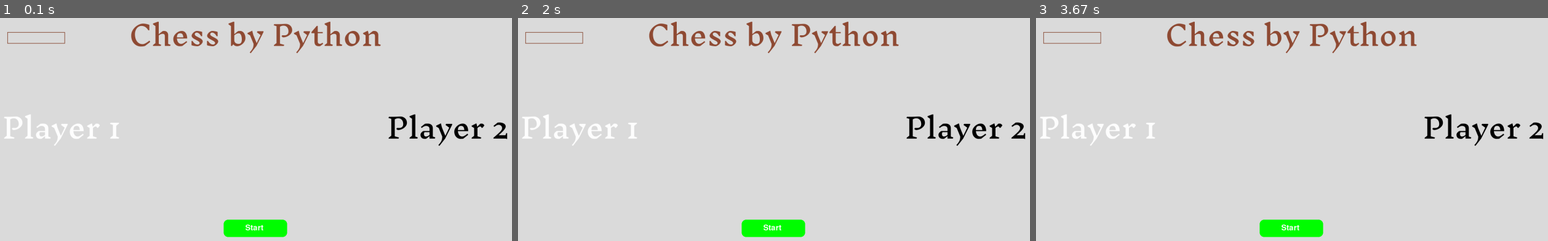
Above: before the commit, frames 1-3 (left to right).
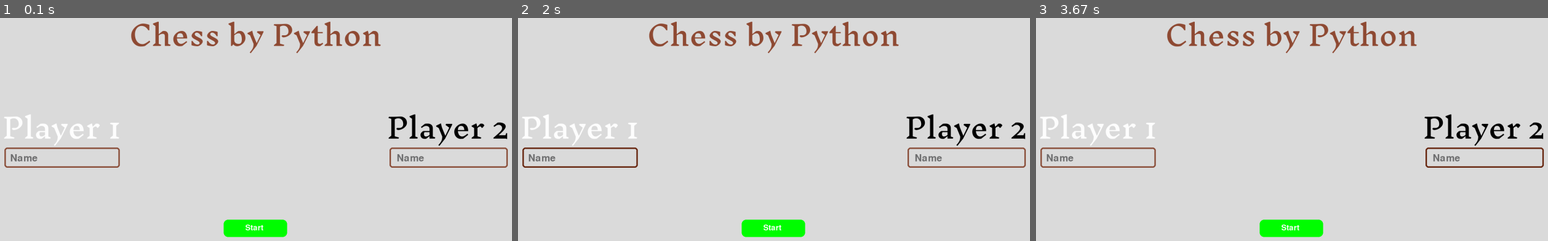
Above: after the commit, the same moments.

Repository: ehsan363/Chess_in_Python
Game: pygame game, started from pygame_interface.py
Two runs of this game, one before a commit and one after it. Both use one fixed random seed, a clock stepped at 60 frames per second and the inputs below.
Inputs (mouse positions are in pixels of both pictures, inside the frame that each line leads up to):
- Up to frame 1 (0.1 s): no input
- Up to frame 2 (2 s): click (953, 149) at 0.38 s; click "Start" at 0.72 s; click (579, 156) at 1.05 s, where only the run after the commit has a clickable "Name"; click (outside the picture) at 1.38 s; click (574, 149) at 1.72 s
- Up to frame 3 (3.67 s): click (1266, 238) at 2.05 s; click (1486, 156) at 2.88 s, where only the run after the commit has a clickable "Name"; click (1435, 131) at 3.22 s; click (1466, 151) at 3.55 s

The runs differ from the first frame. In frame 1, 1.2% of the frame differs, in the area x 0-100%, y 6-68%; in frame 2, 1.2%; in frame 3, 1.2%.

Commit message:
Dahsboard finished

Diff:
--- a/pygame interface.py
+++ /dev/null
@@ -1,25 +0,0 @@
-from sys import displayhook
-
-import pygame
-pygame.init()
-screen = pygame.display.set_mode((1920,1080))
-run = True
-pygame.display.set_caption('Python Chess')
-clock = pygame.time.Clock()
-
-dashboard_img = pygame.image.load('interface_img/Chess Dashboard.png')
-logo = pygame.image.load('interface_img/Chess by Python logo.png')
-
-pygame.display.set_icon(logo)
-
-
-while run:
-    for event in pygame.event.get():
-        if event.type == pygame.QUIT:
-            run = False
-            print('Player quit window')
-
-    screen.blit(dashboard_img,(0,0))
-
-    pygame.display.update()
-    clock.tick(60)
--- a/pygame_interface.py
+++ b/pygame_interface.py
@@ -13,7 +13,7 @@
 font_start = pygame.font.Font(None, 40)
 otn = font_start.render("Start", True, (255, 255, 255))
 
-font_entry = pygame.font.Font(None,36)
+font_entry = pygame.font.Font(None,60)
 entry_color_inactive = pygame.Color((139, 78, 57))
 entry_color_active = pygame.Color((103,37,14))
 color = entry_color_inactive
@@ -21,10 +21,13 @@
 b_active = False
 white_player = ''
 black_player = ''
-black_player_entry = pygame.Rect(100, 100, 140, 40)
-white_player_entry = pygame.Rect(100, 100, 140, 40)
+white_player_entry = pygame.Rect(90, 500, 140, 70)
+black_player_entry = pygame.Rect(1425, 500, 140, 70)
 
 start_button = pygame.Rect(850,750,220,60)
+playername_font = pygame.font.Font(None,50)
+playername_suface_txt = playername_font.render('Name',True,(110, 110, 111))
+covering_text = playername_font.render('Name',True,(220,220,220))
 
 
 def game_start(p1,p2):
@@ -38,15 +41,21 @@
 
         if event.type == pygame.MOUSEBUTTONDOWN:
             if start_button.collidepoint(event.pos):
+                print('white: ',white_player)
+                print('black:',black_player)
                 game_start('Player 1','Player 2')
             if white_player_entry.collidepoint(event.pos):
-                w_active = not w_active
-            if black_player_entry.collidepoint(event.pos):
-                b_active = not b_active
+                w_active = True
+                b_active = False
+            elif black_player_entry.collidepoint(event.pos):
+                b_active = True
+                w_active = False
             else:
                 w_active = False
                 b_active = False
-            color = entry_color_active if w_active else entry_color_inactive
+
+        w_color = entry_color_active if w_active else entry_color_inactive
+        b_color = entry_color_active if b_active else entry_color_inactive
         if event.type == pygame.KEYDOWN:
             if w_active:
                 if event.key == pygame.K_BACKSPACE:
@@ -63,18 +72,27 @@
     screen.blit(dashboard_img,(0,0))
     pygame.draw.rect(screen,'GREEN',start_button,border_radius=15)
     screen.blit(otn, (start_button.x + 75, start_button.y + 15))
-    w_txt_surface = font_entry.render(white_player, True, color)
-    b_txt_surface = font_entry.render(black_player, True, color)
+    w_txt_surface = font_entry.render(white_player, True, w_color)
+    b_txt_surface = font_entry.render(black_player, True, b_color)
 
-    width = max(200, w_txt_surface.get_width()+10)
-    width = max(200, b_txt_surface.get_width()+10)
-    white_player_entry.w = width
-    black_player_entry.w = width
+    if len(white_player) == 0:
+        screen.blit(playername_suface_txt, (110, 520))
+    if len(black_player) == 0:
+        screen.blit(playername_suface_txt, (1450, 520))
+    if len(black_player) != 0:
+        screen.blit(covering_text,(1450, 520))
+    if len(white_player) != 0:
+        screen.blit(covering_text,(100, 520))
 
-    screen.blit(w_txt_surface, (white_player_entry.x+50, white_player_entry.y+5))
-    screen.blit(b_txt_surface, (black_player_entry.x+5, black_player_entry.y+50))
-    pygame.draw.rect(screen, color, black_player_entry, 2)
-    pygame.draw.rect(screen, color, white_player_entry, 2)
+    w_width = max(400, w_txt_surface.get_width() + 10)
+    b_width = max(410, b_txt_surface.get_width() + 10)
+    white_player_entry.w = w_width
+    black_player_entry.w = b_width
+
+    screen.blit(w_txt_surface, (white_player_entry.x+5, white_player_entry.y+5))
+    screen.blit(b_txt_surface, (black_player_entry.x+5, black_player_entry.y+5))
+    pygame.draw.rect(screen, b_color, black_player_entry, 5, border_radius=10)
+    pygame.draw.rect(screen, w_color, white_player_entry, 5, border_radius=10)
 
     pygame.display.update()
     clock.tick(60)
--- a/test.py
+++ b/test.py
@@ -1,14 +1,53 @@
-from os import WCONTINUED
-
 import pygame
 pygame.init()
-screen = pygame.display.set_mode((1300,1000))
-run = 1
-while run==1:
-    for events in pygame.event.get():
-        if events.type == pygame.QUIT:
-            run = 0
+
+# Window setup
+screen = pygame.display.set_mode((640, 480))
+pygame.display.set_caption("Text Input Box")
+
+# Fonts and colors
+font = pygame.font.Font(None, 36)
+input_box = pygame.Rect(100, 100, 140, 40)
+color_inactive = pygame.Color((139, 78, 57))
+color_active = pygame.Color((103,37,14))
+color = color_inactive
+active = False
+text = ''
+
+clock = pygame.time.Clock()
+running = True
+
+while running:
+    for event in pygame.event.get():
+        if event.type == pygame.QUIT:
+            running = False
+
+        if event.type == pygame.MOUSEBUTTONDOWN:
+            # If the user clicked on the input_box rect.
+            if input_box.collidepoint(event.pos):
+                active = not active
+            else:
+                active = False
+            color = color_active if active else color_inactive
+
+        if event.type == pygame.KEYDOWN:
+            if active:
+                if event.key == pygame.K_RETURN:
+                    print("Input:", text)
+                    text = ''
+                elif event.key == pygame.K_BACKSPACE:
+                    text = text[:-1]
+                else:
+                    text += event.unicode
+
+    screen.fill((30, 30, 30))
+    txt_surface = font.render(text, True, color)
+    width = max(200, txt_surface.get_width()+10)
+    input_box.w = width
+    screen.blit(txt_surface, (input_box.x+5, input_box.y+5))
+    pygame.draw.rect(screen, color, input_box, 2)
+
+    pygame.display.flip()
+    clock.tick(30)
+
 pygame.quit()
-
-def aaaa():
-    WCONTINUED
